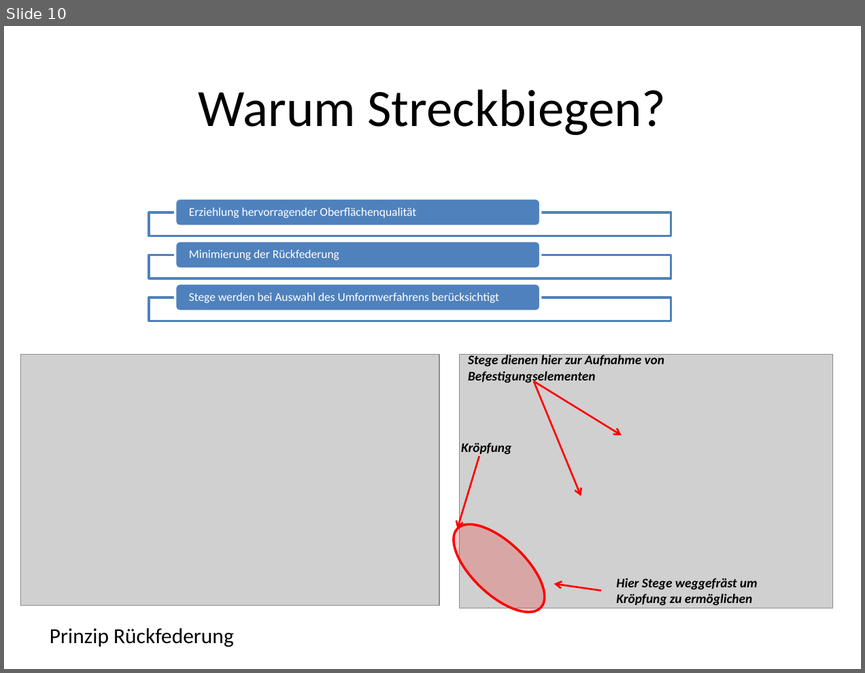
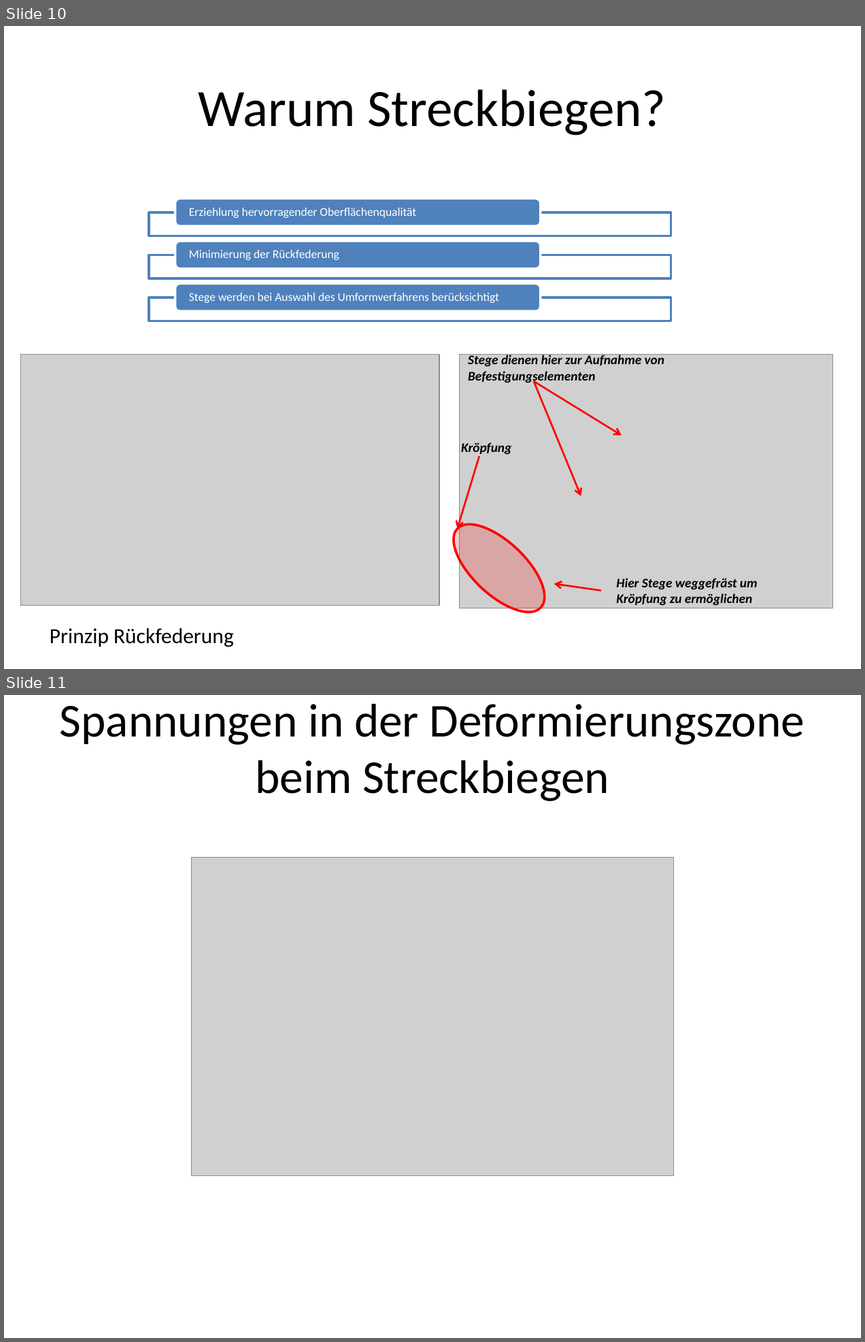
Before and after one commit to Benedikt2013/bacpraesent, a slide deck: PräsentationBachelorarbeitKaffanke.pptx. Shown one above the other, each under a label of ours: slide 10 before the commit, slides 10 and 11 after it. The pictures are 865x673 and 865x1342 pixels, drawn with LibreOffice and Linux fonts; fonts in the diff are those of the drawing; grey boxes stand for pictures. Boxes give left, top, right and bottom in pixels: in the first picture for what was removed or moved away, otherwise in the second. Text is boxed around its words. In the diff, an @@ line names an element or a change of style, - is before the commit and + after.

```diff
--- a/PräsentationBachelorarbeitKaffanke.pptx
+++ b/PräsentationBachelorarbeitKaffanke.pptx
@@ slide 11 added at [4, 695, 861, 1338], background #FFFFFF @@
@@ title added at [60, 704, 805, 801], 39.6 pt, text #000000 @@
+Spannungen in der Deformierungszone beim Streckbiegen
@@ picture added at [192, 857, 673, 1176] @@
```
Also in this commit, not shown: 1 slide changed, 6 other slides added, 5 other files.
